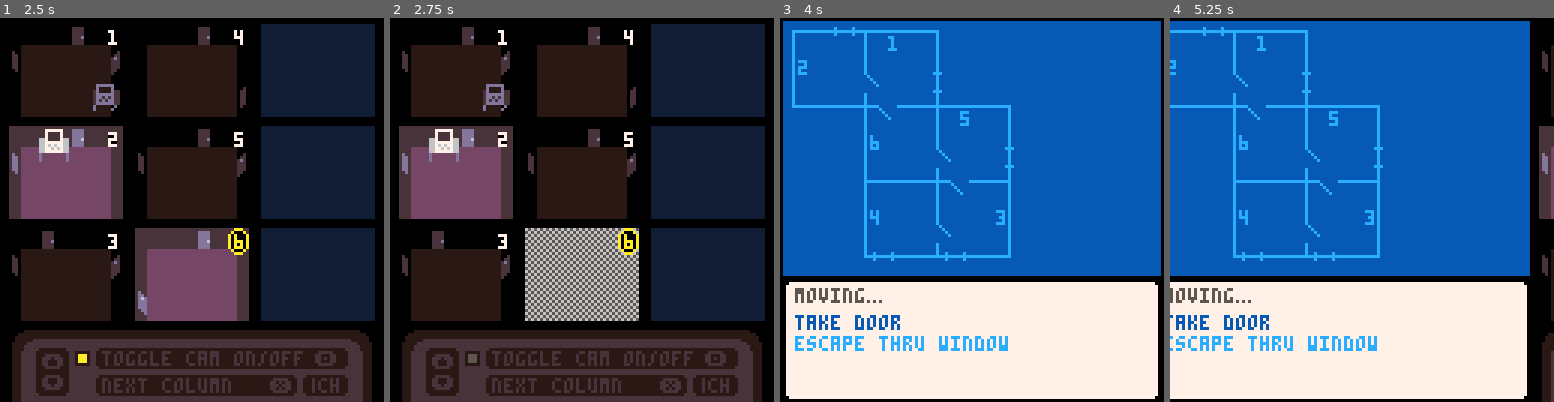
Above: before the commit, frames 1-4 (left to right).
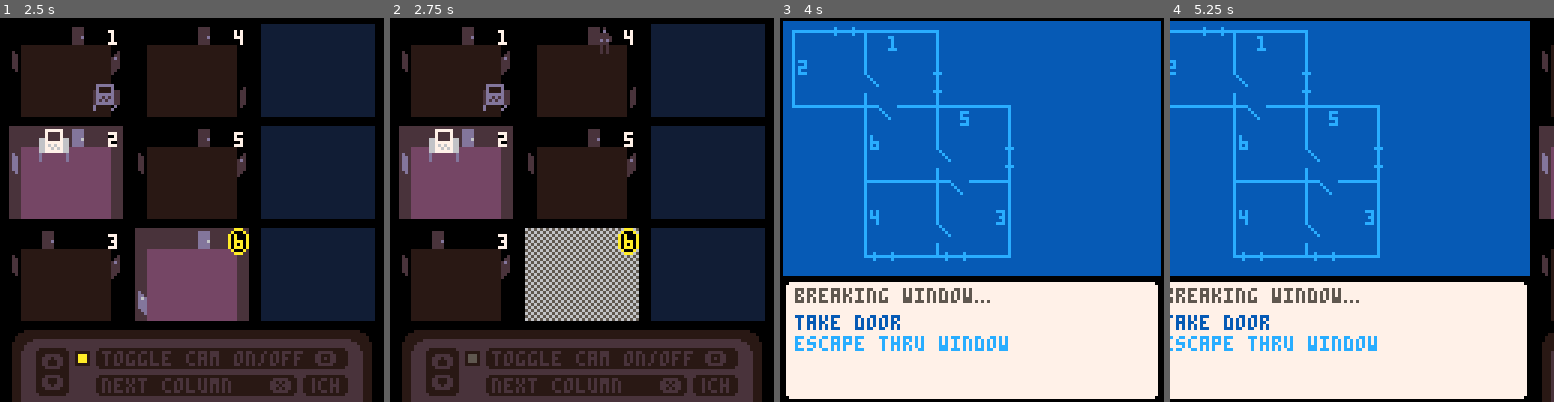
Above: after the commit, the same moments.

Repository: ironchestgames/pico-8-carts
Game: PICO-8 cartridge hackheist.p8
The game is run twice, just before and just after one commit, with the same random seed, the same clock (stepped at 60 frames per second) and the same inputs.
Inputs:
- Up to frame 1 (2.5 s): tap X (X key) at 0.33, 1.07, 1.85 s; tap O (Z key) at 0.7, 1.7, 2.1 s; hold Right 1.6-2.1 s; hold Up 2.15-2.42 s; hold Right from 2.47 s (still down)
- Up to frame 2 (2.75 s): keep holding Right; tap O (Z key) at 2.5 s
- Up to frame 3 (4 s): tap O (Z key) at 2.9, 3.3, 3.7 s; tap X (X key) at 2.97 s; release Right at 3.03 s; hold Left 3.08-3.58 s; hold Down 3.63-3.97 s
- Up to frame 4 (5.25 s): hold Right 4.02-4.68 s; tap X (X key) at 4.08, 5.2 s; tap O (Z key) at 4.1, 4.5, 4.9 s; hold Up 4.73-5.03 s; hold Left from 5.08 s (still down)

Frame 1 is identical in both runs. In frame 2, 0.1% of the frame differs, in the area x 53-58%, y 2-10%; in frame 3, 0.7%, in the area x 4-55%, y 70-75%; in frame 4, 0.7%.

Commit message:
hackheist - add partner to cams

Diff:
--- a/hackheist.p8
+++ b/hackheist.p8
@@ -57,6 +57,8 @@
 local computerstate,computerstatec,computermsg,computerlog,computertraced,computertracedmax
 
 sirenc=nil
+roomw=24
+roomh=25
 
 function _init()
  loot,rooms,windows={},{},{}
@@ -756,9 +758,18 @@
    partnerc-=1
 
    if partnerc <= 0 then
-
     partnerroomid=windows[partnerwindowid].roomid
     partnerprevroomid=partnerroomid
+
+    local _curroom=rooms[partnerroomid]
+    for _obj in all(_curroom.objs) do
+     if _obj == windows[partnerwindowid] then
+      partnerxoff=_obj.xoff
+      partneryoff=_obj.yoff
+      break
+     end
+    end
+
     partnerstate='idling'
     partnermsg='i\'m in, what now?'
    end
@@ -770,12 +781,14 @@
    if partnerc <= 0 then
     partnerprevroomid=partnerroomid
     partnerroomid=partnerobj.leadsto
+    partnerobj=nil
+
     local _curroom=rooms[partnerroomid]
     for _obj in all(_curroom.objs) do
      if _obj.leadsto == partnerprevroomid then
-      partnerobj=nil
       partnerxoff=_obj.xoff
       partneryoff=_obj.yoff
+      break
      end
     end
 
@@ -1003,11 +1016,12 @@
  for _i=0,14 do
   local _room=rooms[_i]
   if _room then
-   local _camid,_cam=nil,nil
+   local _camid,_cam,_cami=nil,nil,nil
    for _j=1,#_room.objs do
     local _obj=_room.objs[_j]
     if _obj and _obj.typ == 'camera' then
      _camid=_obj.id-1
+     _cami=_j
      _cam=_obj
      _camcount+=1
     end
@@ -1042,6 +1056,28 @@
      end
     end
 
+    if _room.id == partnerroomid then
+     local _px=_x-3+4
+     local _py=_y-11+7
+     local _xoff=(partnerxoff/roomw)*30
+     local _yoff=(partneryoff/roomh)*23
+     if _cami == 1 or _cami == 2 then
+      _px+=_yoff
+      _py+=_xoff
+     elseif _cami == 3 or _cami == 4 then
+      _px+=30-_xoff
+      _py+=23-_yoff
+     elseif _cami == 5 or _cami == 6 then
+      _px+=30-_yoff
+      _py+=23-_xoff
+     elseif _cami == 7 or _cami == 8 then
+      _px+=_xoff
+      _py+=_yoff
+     end
+
+     sspr(7,_room.islit and 45 or 56,7,11,_px,_py)
+    end
+
    else
     palt(0,true)
     if flr(time()*10) % 2 == 0 then
Not shown, changed: 22 lines of the sprite sheet (__gfx__) section of hackheist.p8
